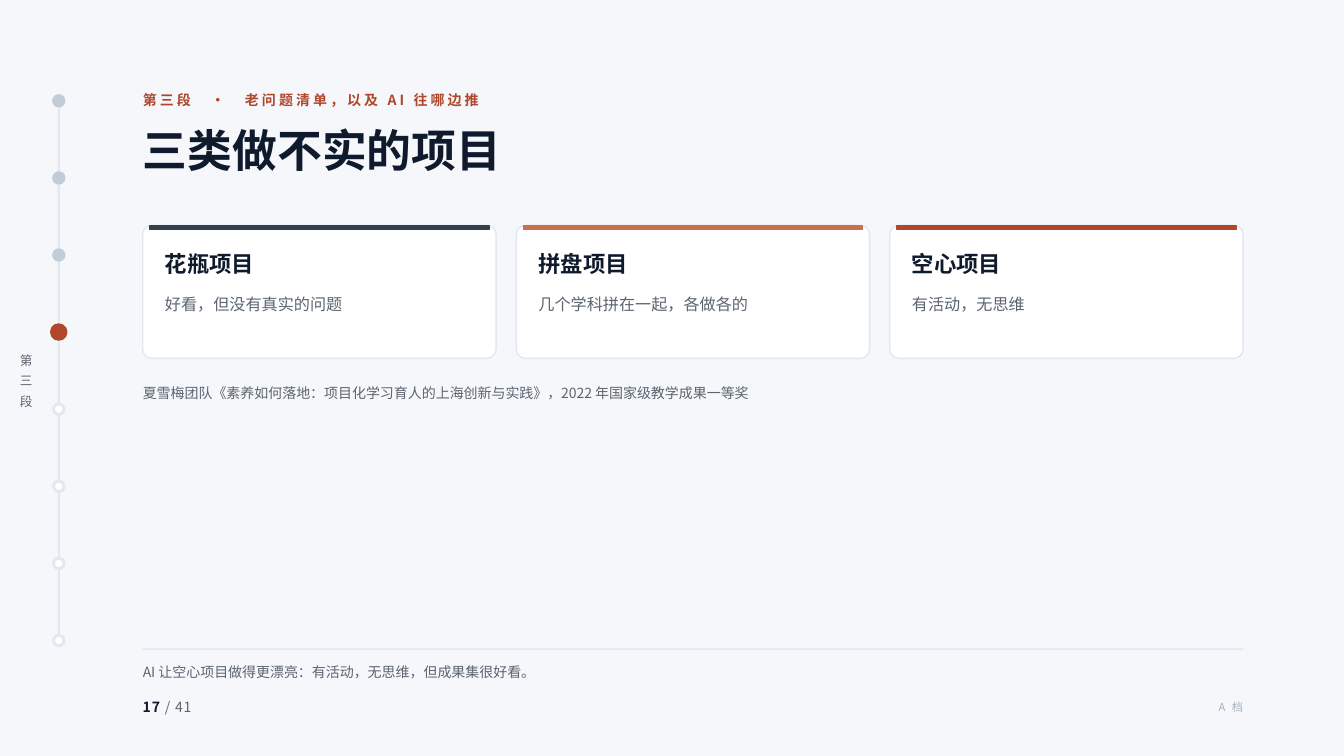
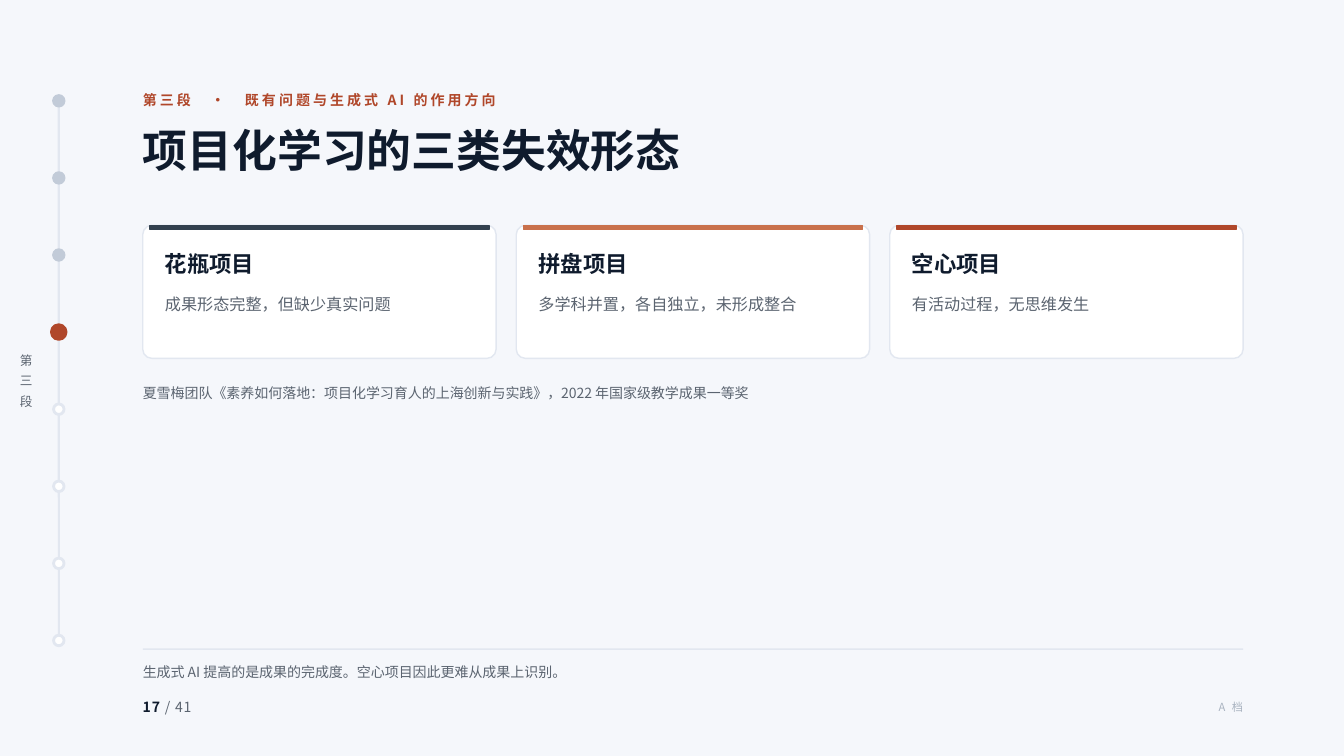
Before and after one commit to tonyxinvip/slides, a slide deck: slide 17 of comprehensive-practice-ai/做中学与综合实践活动.pptx. Drawn at 1344x756 pixels with LibreOffice and Linux fonts; fonts in the diff are those of the drawing. Boxes give left, top, right and bottom in pixels: in the first picture for what was removed or moved away, otherwise in the second. Text is boxed around its words. In the diff, an @@ line names an element or a change of style, - is before the commit and + after.

```diff
--- a/comprehensive-practice-ai/做中学与综合实践活动.pptx
+++ b/comprehensive-practice-ai/做中学与综合实践活动.pptx
@@ text at [143, 93, 496, 107]: text changed @@
-第三段 · 老问题清单，以及 AI 往哪边推
+第三段 · 既有问题与生成式 AI 的作用方向
@@ text at [143, 128, 681, 171]: text changed @@
-三类做不实的项目
+项目化学习的三类失效形态
@@ text at [165, 296, 391, 312]: text changed @@
-好看，但没有真实的问题
+成果形态完整，但缺少真实问题
@@ text at [538, 296, 796, 312]: text changed @@
-几个学科拼在一起，各做各的
+多学科并置，各自独立，未形成整合
@@ text at [912, 296, 1089, 312]: text changed @@
-有活动，无思维
+有活动过程，无思维发生
@@ text at [143, 665, 566, 678]: text changed @@
-AI 让空心项目做得更漂亮：有活动，无思维，但成果集很好看。
+生成式 AI 提高的是成果的完成度。空心项目因此更难从成果上识别。
```
Also in this commit, not shown: 38 other slides changed, 10 other files.
